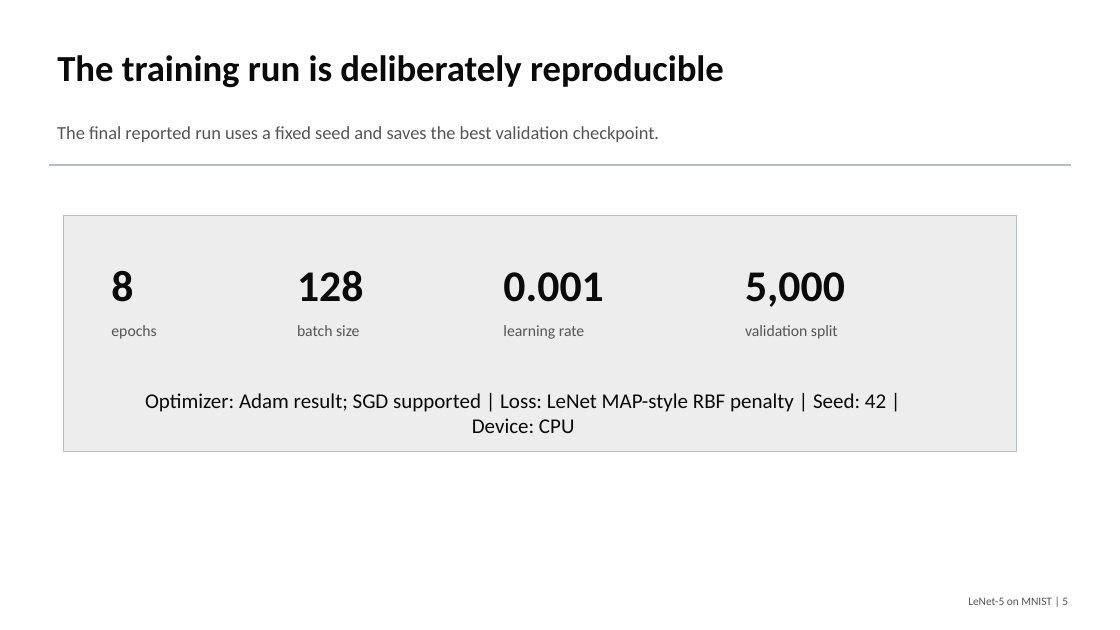
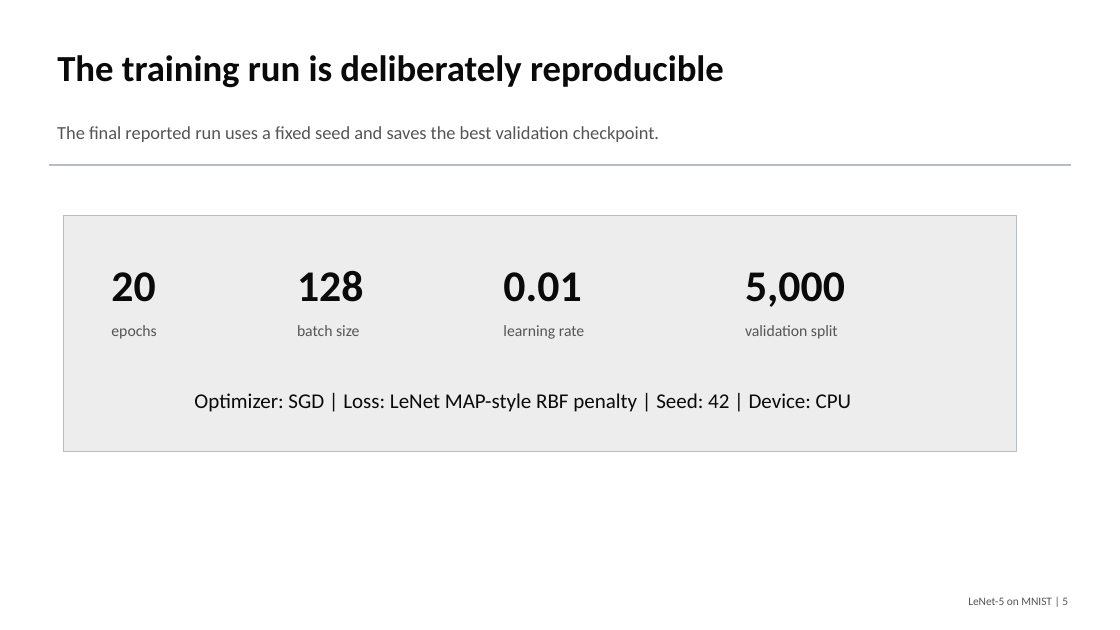
Before and after one commit to macbehnke/NN_funds_project, a slide deck: slide 5 of slides/LeNet5_MNIST_Final_Presentation.pptx. Drawn at 1120x630 pixels with LibreOffice and Linux fonts; fonts in the diff are those of the drawing. Boxes give left, top, right and bottom in pixels: in the first picture for what was removed or moved away, otherwise in the second. Text is boxed around its words. In the diff, an @@ line names an element or a change of style, - is before the commit and + after.

Commit message:
Update materials for SGD LeNet results

```diff
--- a/slides/LeNet5_MNIST_Final_Presentation.pptx
+++ b/slides/LeNet5_MNIST_Final_Presentation.pptx
@@ text at <box>111,272,155,302</box>: text changed @@
-8
+20
@@ text at <box>503,272,581,302</box>: text changed @@
-0.001
+0.01
@@ text at <box>194,393,851,412</box>: text changed @@
-Optimizer: Adam result; SGD supported | Loss: LeNet MAP-style RBF penalty | Seed: 42 | Device: CPU
+Optimizer: SGD | Loss: LeNet MAP-style RBF penalty | Seed: 42 | Device: CPU
```
Also in this commit, not shown: 7 other slides changed, 4 other files.
